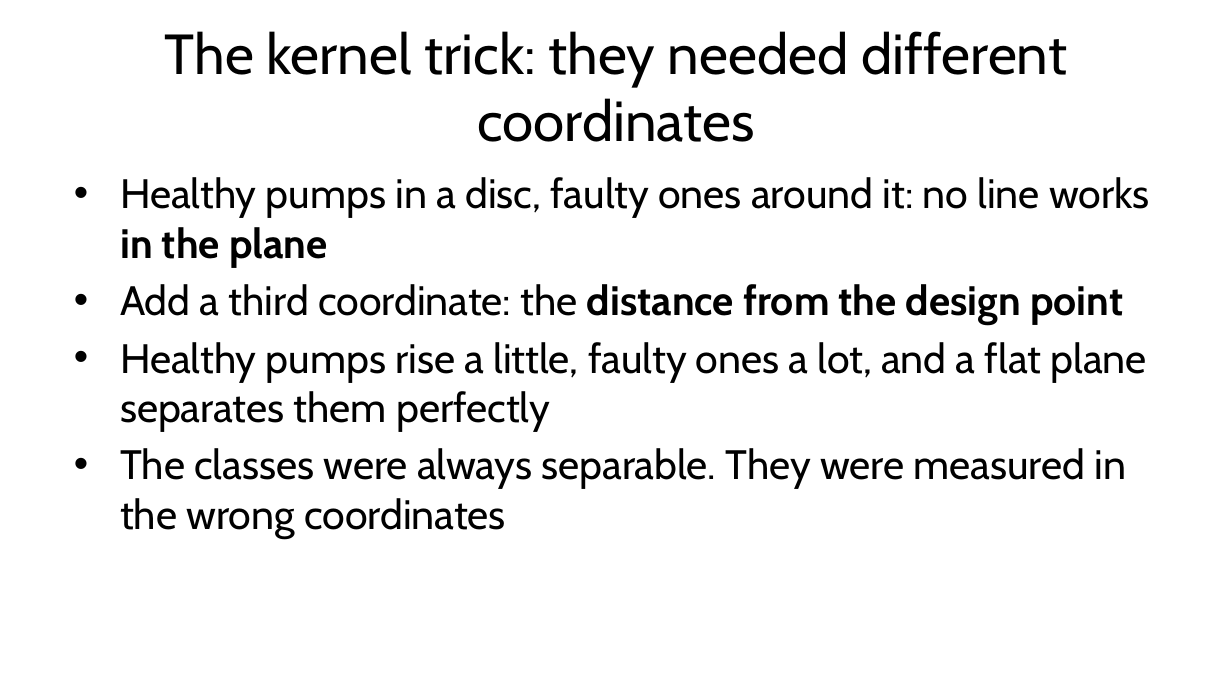
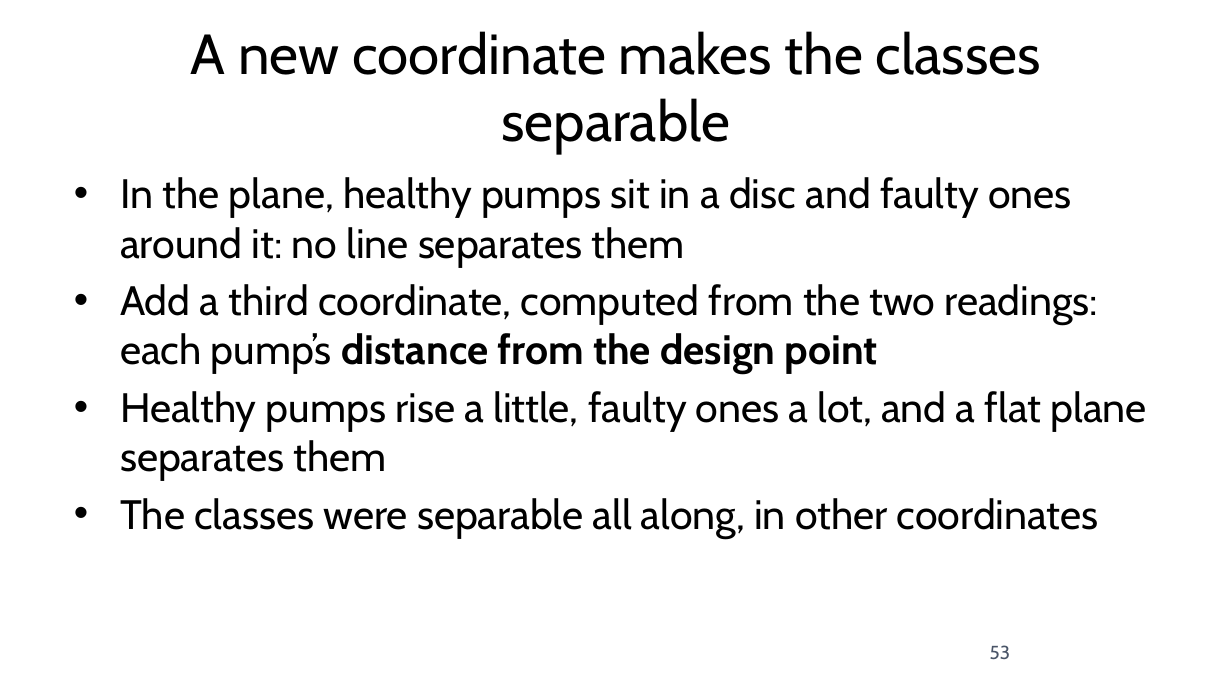
Before and after one commit to fabioantonini/technologies-for-artificial-intelligence, a slide deck: slide 53 of Lessons/06_knn_naive_bayes_svm/Slides/knn_naive_bayes_svm_slides.pptx. Drawn at 1232x693 pixels with LibreOffice and Linux fonts; fonts in the diff are those of the drawing; background and template pictures are left out. Boxes give left, top, right and bottom in pixels: in the first picture for what was removed or moved away, otherwise in the second. Text is boxed around its words. In the diff, an @@ line names an element or a change of style, - is before the commit and + after.

```diff
--- a/Lessons/06_knn_naive_bayes_svm/Slides/knn_naive_bayes_svm_slides.pptx
+++ b/Lessons/06_knn_naive_bayes_svm/Slides/knn_naive_bayes_svm_slides.pptx
@@ title at (191, 31, 1041, 154): text changed @@
-The kernel trick: they needed different coordinates
+A new coordinate makes the classes separable
@@ text at (120, 177, 1147, 539): text changed @@
-• Healthy pumps in a disc, faulty ones around it: no line works in the plane
-• Add a third coordinate: the distance from the design point
-• Healthy pumps rise a little, faulty ones a lot, and a flat plane separates them perfectly
-• The classes were always separable. They were measured in the wrong coordinates
+• In the plane, healthy pumps sit in a disc and faulty ones around it: no line separates them
+• Add a third coordinate, computed from the two readings: each pump’s distance from the design point
+• Healthy pumps rise a little, faulty ones a lot, and a flat plane separates them
+• The classes were separable all along, in other coordinates
@@ page number added at (990, 645, 1010, 660), 11 pt, text #4A5568 @@
+53
```
Also in this commit, not shown: 61 other slides changed, 6 slides added, 6 slides removed, 14 other files.
